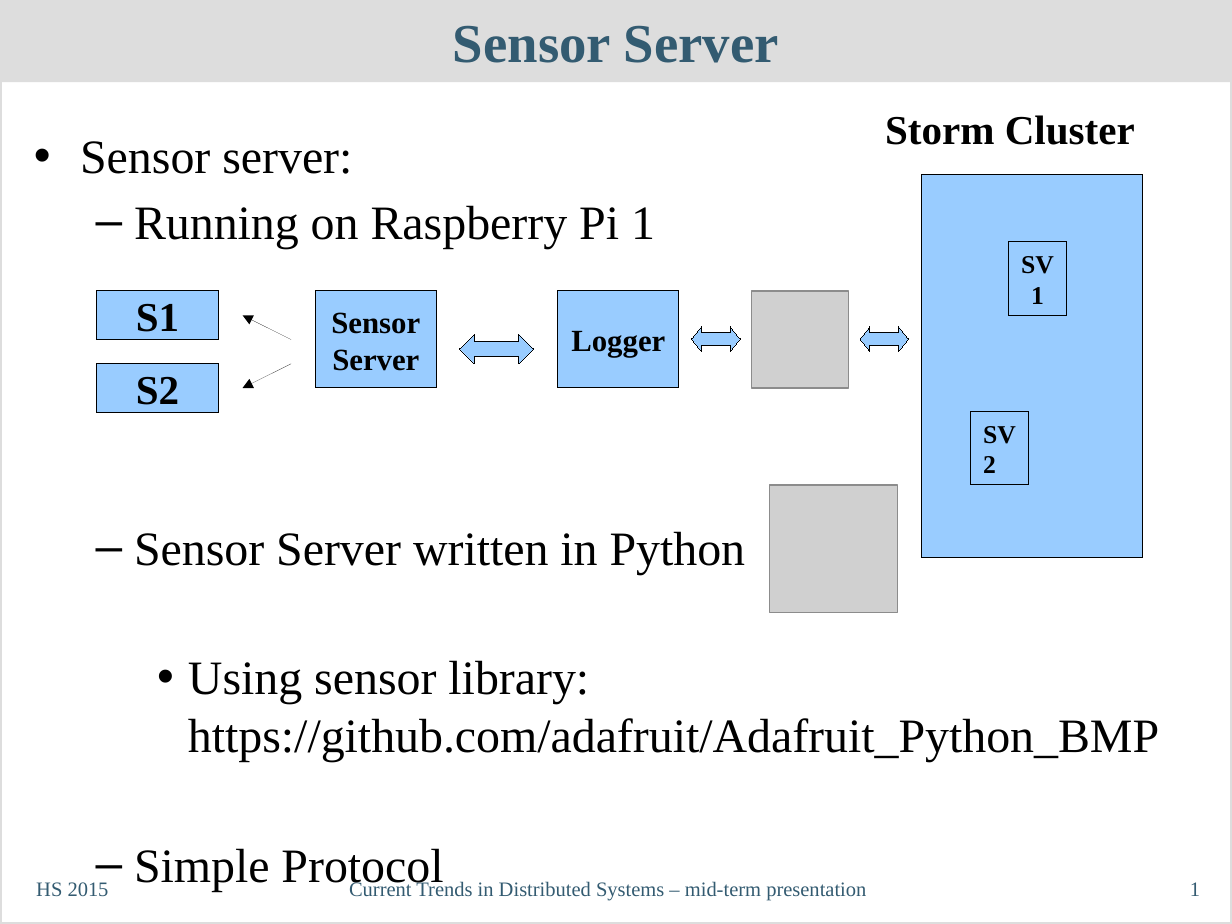
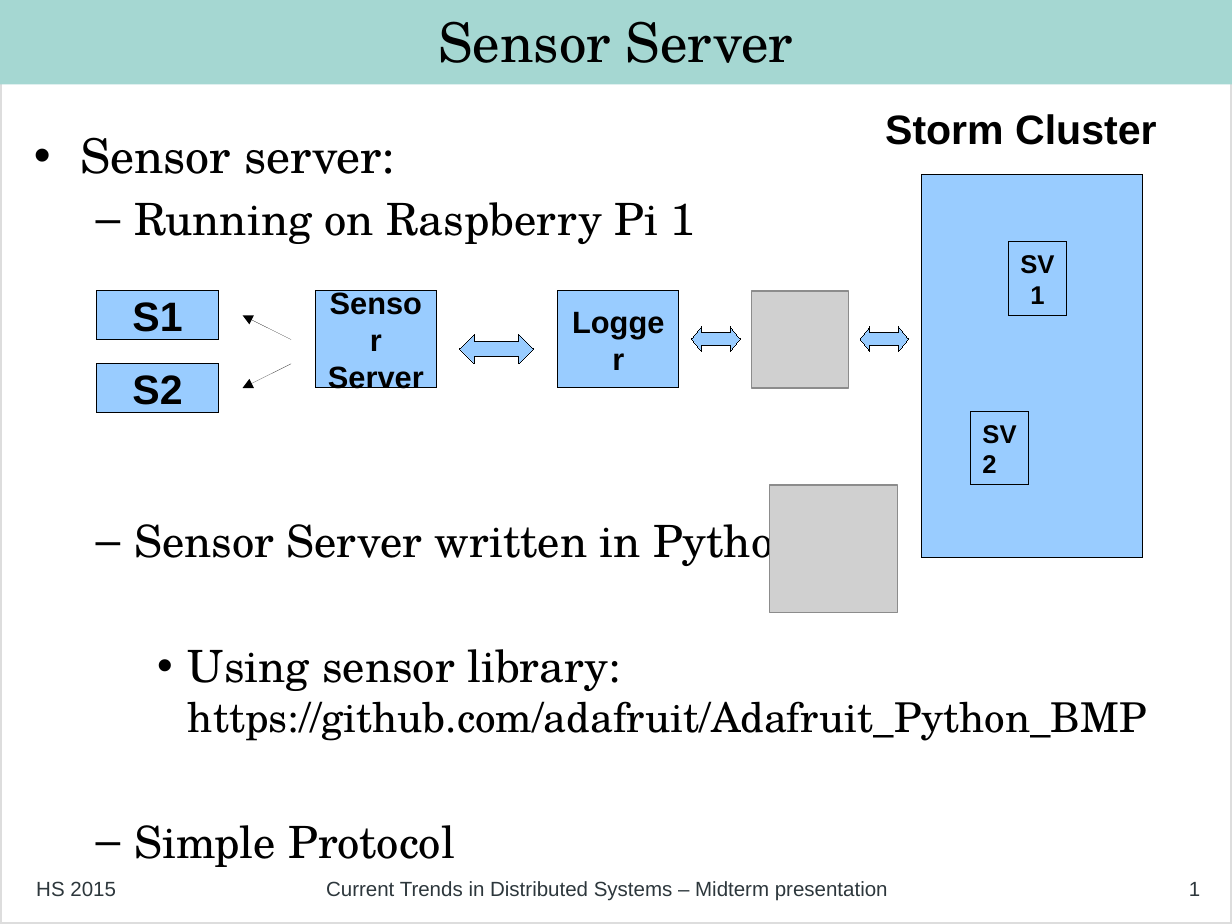
Before and after one commit to philipp-oldenburg/ctds-storm, a slide deck: slide 1 of Project-Weather-Station/Mid Term Presentation - Philipp Oldenburg.odp. Drawn at 1232x924 pixels with LibreOffice and Linux fonts; fonts in the diff are those of the drawing; grey boxes stand for pictures. Boxes give left, top, right and bottom in pixels: in the first picture for what was removed or moved away, otherwise in the second. Text is boxed around its words. In the diff, an @@ line names an element or a change of style, - is before the commit and + after.

Commit message:
gave Philipps presentation a paint job. If you don't like it feel free to revert this change.

```diff
--- a/Project-Weather-Station/Mid Term Presentation - Philipp Oldenburg.odp
+++ b/Project-Weather-Station/Mid Term Presentation - Philipp Oldenburg.odp
@@ title "Sensor Server" at box(0, 0, 1232, 85): font Times New Roman to TeX Gyre Schola, text colour #335B71 to #000000, bold off; fill #DDDDDD to #A5D7D2 @@
@@ font Times New Roman to Arial in 7 elements at box(97, 291, 218, 339), box(315, 291, 436, 388), box(97, 363, 218, 411), box(1008, 241, 1067, 315), box(970, 411, 1029, 485), box(558, 291, 679, 388), box(885, 114, 1156, 145) @@
@@ text "Sensor server:" at box(134, 202, 1147, 867): font Times New Roman to TeX Gyre Schola; size 28 to 26 pt in "Running on Raspberry Pi 1", "Sensor Server written in Python", "Using sensor library:", "Simple Protocol"; size 28 to 24 pt in "https://github.com/adafruit/Adafruit_Python_BMP" @@
@@ text "HS 2015" at box(36, 881, 116, 896): font Times New Roman to Arial, text colour #335B71 to #2D373C @@
@@ text at box(326, 881, 888, 901): text changed; font Times New Roman to Arial; text colour #335B71 to #2D373C @@
-Current Trends in Distributed Systems – mid-term presentation
+Current Trends in Distributed Systems – Midterm presentation
@@ page number at box(1189, 882, 1200, 896): font Times New Roman to Arial, text colour #335B71 to #2D373C @@
```
